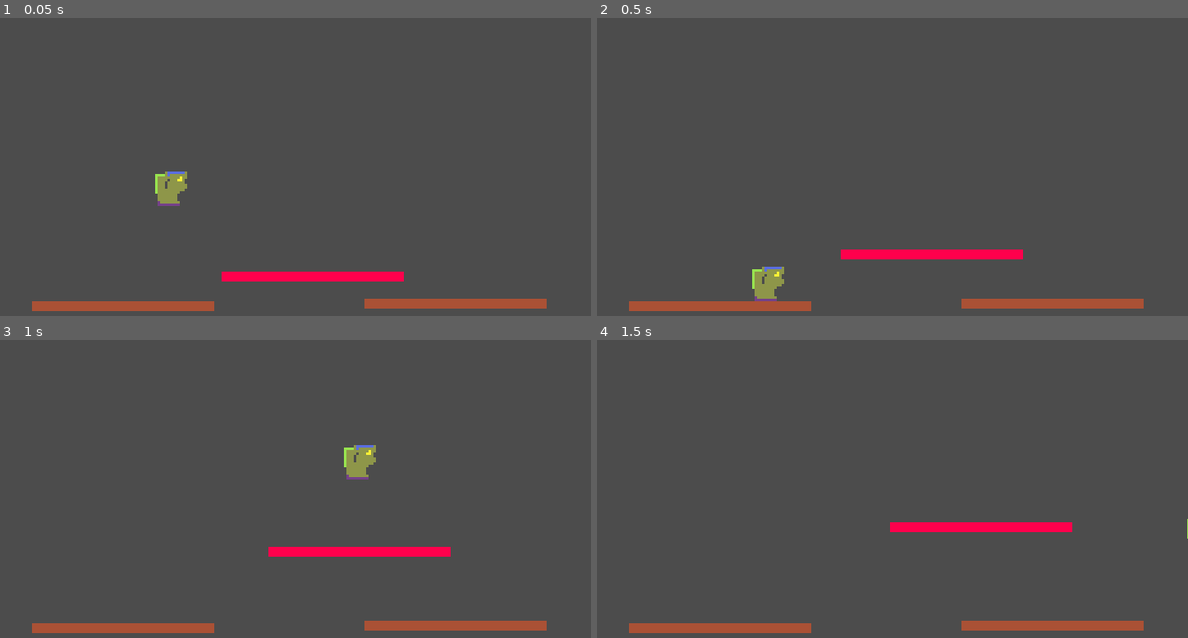
Above: before the commit, frames 1-4 (two rows, left to right).
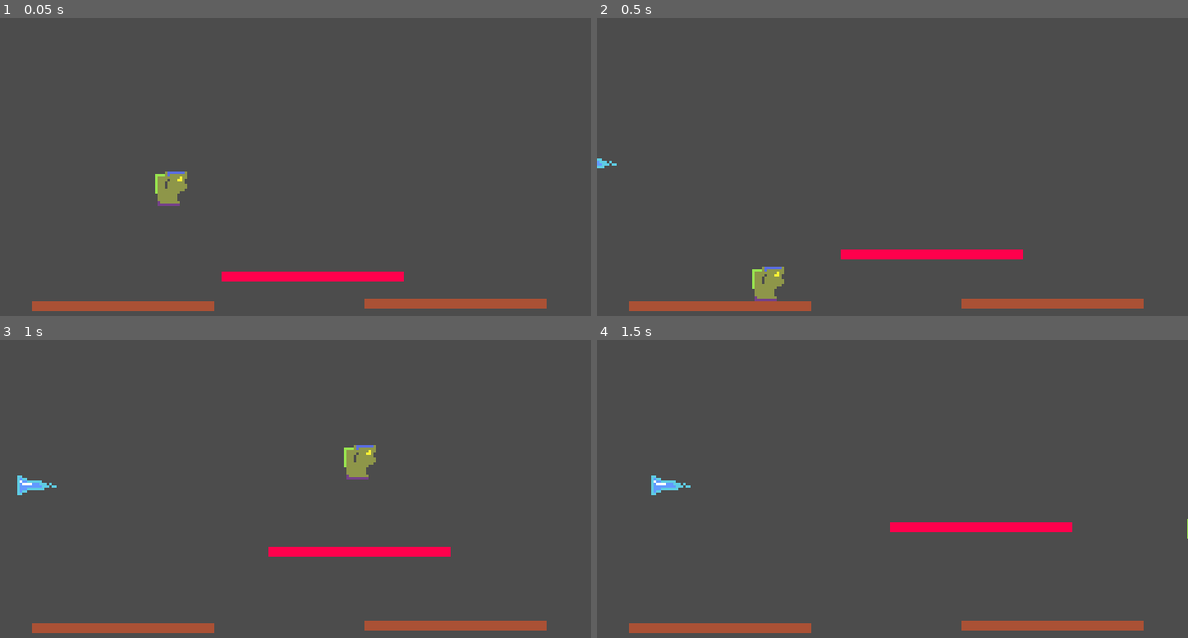
Above: after the commit, the same moments.

Repository: sugarvoid/winter-break-jam
Game: Godot game, scene res://game/game.tscn
Same seed, same stepped clock (60 frames per second), same inputs: the game is played once before the commit and once after it. The project has no main scene, so this scene is started directly.
Inputs:
- Up to frame 1 (0.05 s): no input
- Up to frame 2 (0.5 s): no input
- Up to frame 3 (1 s): tap Enter at 0.5 s; hold D (move_right) from 0.53 s (still down); tap W (jump) at 0.6, 0.77 s
- Up to frame 4 (1.5 s): keep holding D (move_right); tap W (jump) at 1.07 s; tap Space (dash) at 1.35 s

Frame 1 is identical in both runs. In frame 2, less than 0.1% of the frame differs, in the area x 0-4%, y 47-51%; in frame 3, 0.2%, in the area x 2-10%, y 45-53%; in frame 4, 0.2%.

Commit message:
Add ice sickle and danger object manager

Diff:
--- /dev/null
+++ b/game/danger_object/danger_object.gd
@@ -0,0 +1,11 @@
+class_name DangerObject
+extends Area2D
+
+var speed = 30
+export var rotation_d: int = 45
+
+func _ready():
+	rotation_degrees = self.rotation_d
+
+func _process(delta):
+	position += transform.x * speed * delta
--- /dev/null
+++ b/game/danger_object/danger_object.tscn
@@ -0,0 +1,10 @@
+[gd_scene load_steps=2 format=2]
+
+[ext_resource path="res://game/danger_object/danger_object.gd" type="Script" id=1]
+
+[node name="DangerObject" type="Area2D"]
+script = ExtResource( 1 )
+
+[node name="Hitbox" type="CollisionShape2D" parent="."]
+
+[node name="AnimatedSprite" type="AnimatedSprite" parent="."]
--- /dev/null
+++ b/game/danger_object/ice_sickle/ice_sickle.tscn
@@ -0,0 +1,28 @@
+[gd_scene load_steps=6 format=2]
+
+[ext_resource path="res://game/danger_object/danger_object.tscn" type="PackedScene" id=1]
+[ext_resource path="res://game/danger_object/ice_sickle/ice_sickle.png" type="Texture" id=2]
+
+[sub_resource type="RectangleShape2D" id=3]
+extents = Vector2( 7, 2 )
+
+[sub_resource type="AtlasTexture" id=1]
+atlas = ExtResource( 2 )
+region = Rect2( 0, 0, 16, 16 )
+
+[sub_resource type="SpriteFrames" id=2]
+animations = [ {
+"frames": [ SubResource( 1 ) ],
+"loop": true,
+"name": "default",
+"speed": 5.0
+} ]
+
+[node name="IceSickle" instance=ExtResource( 1 )]
+
+[node name="Hitbox" parent="." index="0"]
+position = Vector2( -1, 0 )
+shape = SubResource( 3 )
+
+[node name="AnimatedSprite" parent="." index="1"]
+frames = SubResource( 2 )
--- a/game/game.tscn
+++ b/game/game.tscn
@@ -1,10 +1,11 @@
-[gd_scene load_steps=6 format=2]
+[gd_scene load_steps=7 format=2]
 
 [ext_resource path="res://game/platform/static_platform.tscn" type="PackedScene" id=1]
 [ext_resource path="res://game/player/player.tscn" type="PackedScene" id=2]
 [ext_resource path="res://game/game.gd" type="Script" id=3]
 [ext_resource path="res://game/level/kill_zone.tscn" type="PackedScene" id=4]
 [ext_resource path="res://game/platform/moving_platform.tscn" type="PackedScene" id=5]
+[ext_resource path="res://game/manager/hazard_manager/hazard_manager.tscn" type="PackedScene" id=6]
 
 [node name="Game" type="Node2D"]
 script = ExtResource( 3 )
@@ -30,3 +31,5 @@
 [node name="MovingPlatform" parent="." instance=ExtResource( 5 )]
 position = Vector2( 126, 106 )
 motion/sync_to_physics = false
+
+[node name="HazardManager" parent="." instance=ExtResource( 6 )]
--- a/game/manager/hazard_manager/hazard_manager.gd
+++ b/game/manager/hazard_manager/hazard_manager.gd
@@ -1,7 +1,13 @@
 extends Node2D
 
 
-
+const p_IceSickle: PackedScene = preload("res://game/danger_object/ice_sickle/ice_sickle.tscn")
 # Called when the node enters the scene tree for the first time.
 func _ready():
-	pass # Replace with function body.
+	spawn_ice_sickle()
+
+func spawn_ice_sickle() -> void:
+	var new_sickle: DangerObject = p_IceSickle.instance()
+	new_sickle.rotation_d = 0
+	new_sickle.global_position = $Position2D.global_position
+	self.add_child(new_sickle)
--- a/game/manager/hazard_manager/hazard_manager.tscn
+++ b/game/manager/hazard_manager/hazard_manager.tscn
@@ -4,3 +4,6 @@
 
 [node name="HazardManager" type="Node2D"]
 script = ExtResource( 1 )
+
+[node name="Position2D" type="Position2D" parent="."]
+position = Vector2( -15, 59 )
--- a/game/player/player.gd
+++ b/game/player/player.gd
@@ -34,7 +34,7 @@
 		is_grounded = false
 
 	if Input.is_action_just_pressed("jump"):
-		if better_is_on_floor():
+		if jumps == 0:
 			jumps += 1
 			velocity.y = -jump_strength
 		else:
--- a/project.godot
+++ b/project.godot
@@ -9,12 +9,18 @@
 config_version=4
 
 _global_script_classes=[ {
+"base": "Area2D",
+"class": "DangerObject",
+"language": "GDScript",
+"path": "res://game/danger_object/danger_object.gd"
+}, {
 "base": "KinematicBody2D",
 "class": "Player",
 "language": "GDScript",
 "path": "res://game/player/player.gd"
 } ]
 _global_script_class_icons={
+"DangerObject": "",
 "Player": ""
 }
 
Binary file added: game/danger_object/ice_sickle/ice_sickle.png
Not shown, added: game/danger_object/ice_sickle/ice_sickle.png.import
